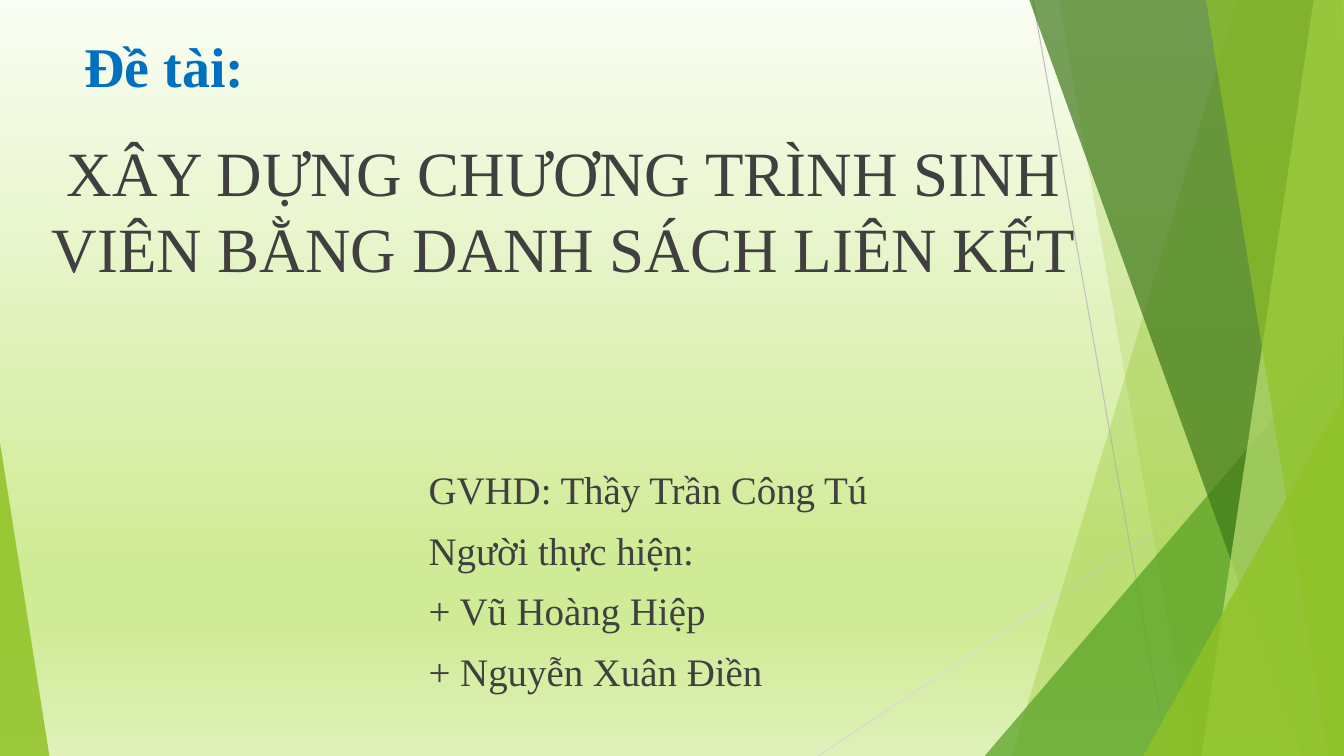
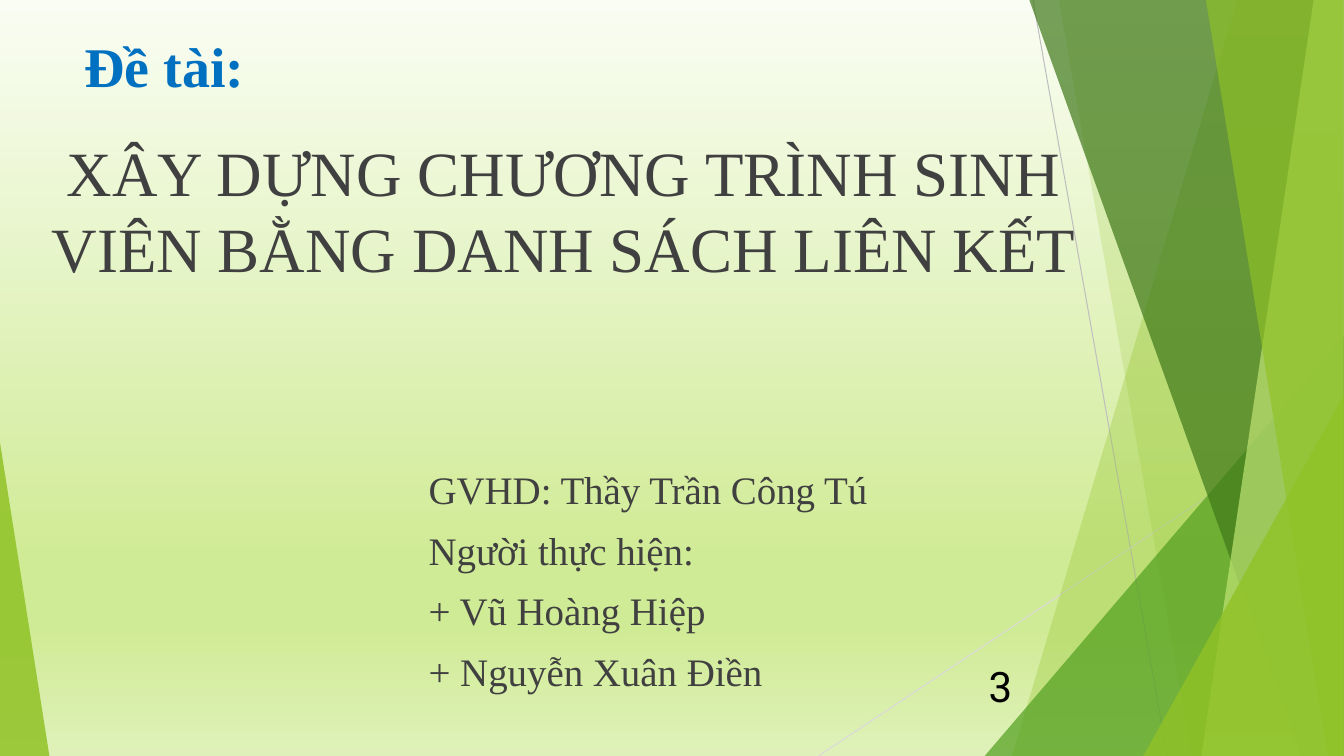
Before and after one commit to diennguyen99/-n-c-u-tr-c-d-li-u, a slide deck: slide 3 of DoAnCTDL.pptx. Drawn at 1344x756 pixels with LibreOffice and Linux fonts; fonts in the diff are those of the drawing. Boxes give left, top, right and bottom in pixels: in the first picture for what was removed or moved away, otherwise in the second. Text is boxed around its words. In the diff, an @@ line names an element or a change of style, - is before the commit and + after.

```diff
--- a/DoAnCTDL.pptx
+++ b/DoAnCTDL.pptx
@@ page number added at bbox=[989, 671, 1013, 703], 30 pt, text #000000 @@
+3
```
Also in this commit, not shown: 10 other slides changed, 4 slides added, 1 other file.
